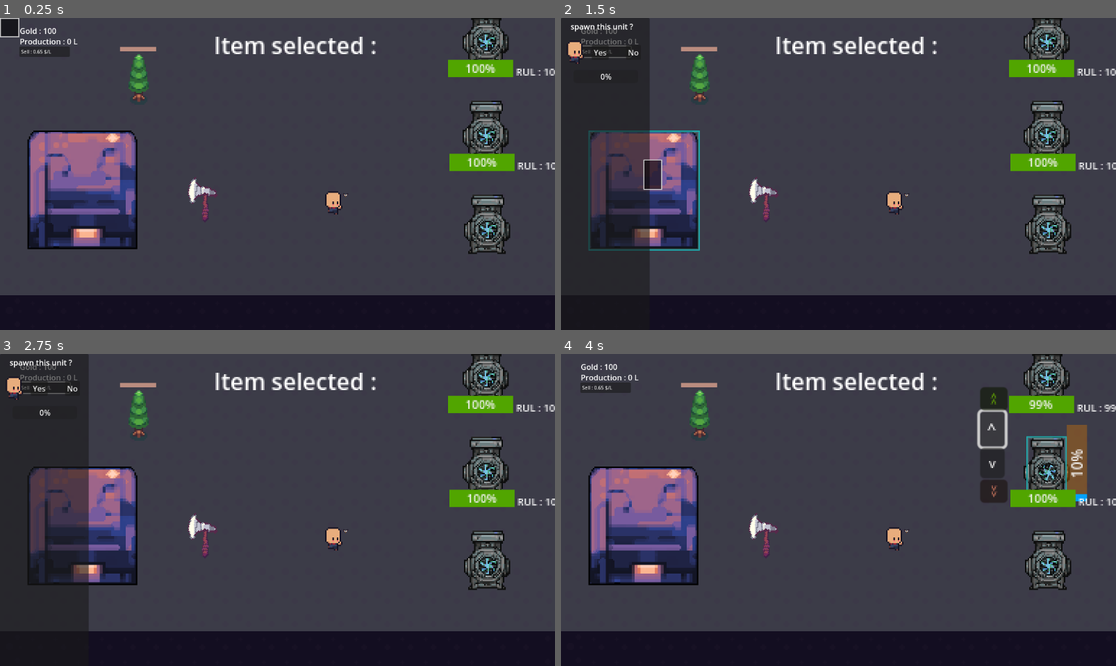
Above: before the commit, frames 1-4 (two rows, left to right).
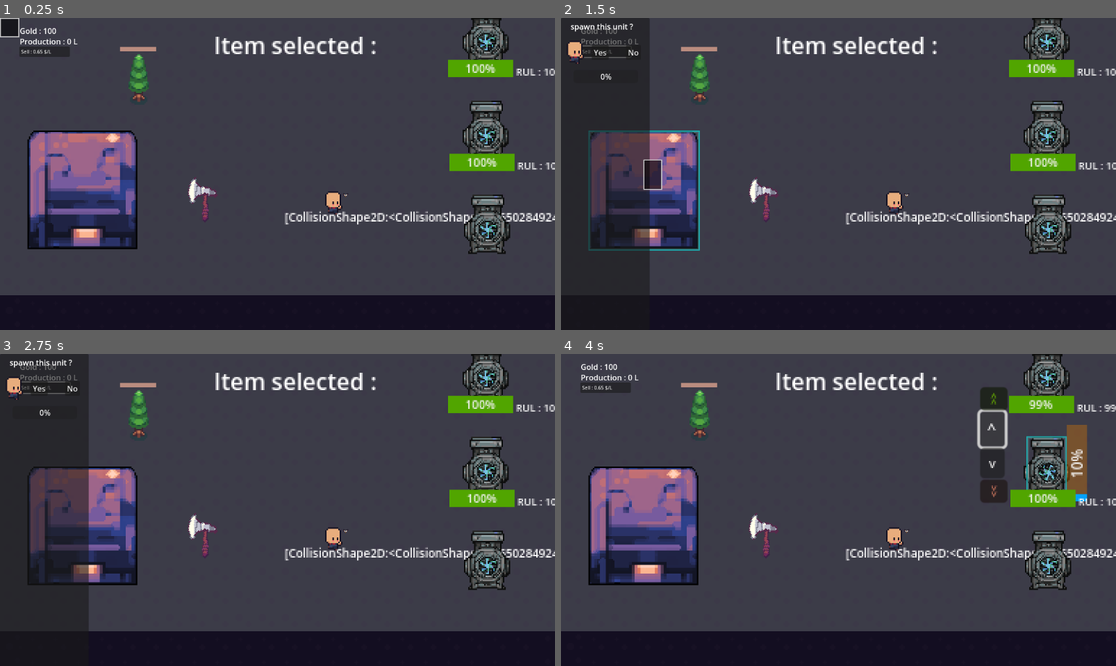
Above: after the commit, the same moments.

Repository: hsn-baqshi/maintenance_game
Game: Godot game, scene res://scenes/world.tscn
Same seed, same stepped clock (60 frames per second), same inputs: the game is played once before the commit and once after it. The project has no main scene, so this scene is started directly. The engine's default icon, where the game draws it, is replaced by a stand-in: a white triangle on a blue panel in a dark square.
Inputs (mouse positions are in pixels of both pictures, inside the frame that each line leads up to):
- Up to frame 1 (0.25 s): no input
- Up to frame 2 (1.5 s): click "Sell : 0.65 $/L" at 0.5 s; tap Enter at 1.25 s; drag from (644, 189) to (699, 99) at 1.27 s
- Up to frame 3 (2.75 s): drag from (44, 510) to (138, 435) at 2.02 s
- Up to frame 4 (4 s): move the mouse to (1043, 469) at 2.77 s; hold Left (ui_left) 2.78-3.5 s; hold Right mouse button (RightClick) 2.78-3.5 s; click (1043, 469) at 2.92 s; click "^" at 3.5 s

The runs differ from the first frame. In frame 1, 0.8% of the frame differs, in the area x 51-100%, y 61-67%; in frame 2, 0.8%; in frame 3, 0.8%; in frame 4, 0.8%.

Commit message:
we need to fix the position of the spare

Diff:
--- /dev/null
+++ b/Scripts/shaft.gd
@@ -0,0 +1,41 @@
+extends RigidBody2D
+
+var building_cursor_icon  = load("res://assets/building_cursor.png")
+var mouseEntered = false
+var pickable : bool = false
+var go_pick : bool = false
+var unit_nearby : bool = false
+var new_parent
+# Called when the node enters the scene tree for the first time.
+func _ready() -> void:
+	pass # Replace with function body.
+
+func _input(event: InputEvent) -> void:
+	if event.is_action_pressed("RightClick"):
+		if pickable :
+			go_pick = true
+
+# Called every frame. 'delta' is the elapsed time since the previous frame.
+func _process(delta: float) -> void:
+	if go_pick and unit_nearby:
+		go_pick = false
+		if new_parent :
+			new_parent.add_child(self)
+
+func _on_mouse_entered() -> void:
+	if Game.unit_selected == "technician" :
+		print("should be YES mouseEntered ", mouseEntered)
+		Input.set_custom_mouse_cursor(building_cursor_icon)
+		pickable = true
+	mouseEntered = true
+
+func _on_mouse_exited() -> void:
+	mouseEntered = false
+	Input.set_custom_mouse_cursor(null)
+	pickable = false
+
+func _on_pickuparea_body_entered(body: Node2D) -> void:
+	if body.is_in_group("unit"):
+		print("technician approached")
+		unit_nearby = true
+		new_parent = body
--- a/Scripts/technician.gd
+++ b/Scripts/technician.gd
@@ -1,5 +1,6 @@
 extends CharacterBody2D
 
+@export var chill : Label
 var rank : int = 1
 var initial_rank : int
 @export var rank_sprite : TextureRect
@@ -13,7 +14,8 @@
 var speed = 50
 var is_carrying : bool = false
 @export var slow_speed : int = 20
-var picked_up_object
+var picked_up_object = null
+
 @export var drop_button : Button
 func _ready():
 	initial_rank = rank_sprite.size.y
@@ -64,6 +66,7 @@
 		anim.stop()
 
 func _process(delta):
+	chill.text = str(get_children())
 	drop_button.visible = is_carrying
 	if picked_up_object:
 		picked_up_object.position = position
@@ -94,11 +97,26 @@
 	mouseEntered = false
 	print("I am NOT hovering over the guy")
 
+func add_spare(ok):
+		if ok.get_parent():
+			print("the parent is : ")
+			print(ok.get_parent())
+			add_child(ok)
+		move_child(ok, 0)
+
+func pick_up_object(object):
+	if picked_up_object == null:
+		picked_up_object = object
+		picked_up_object.get_parent().remove_child(picked_up_object)
+		add_child(picked_up_object)
+		picked_up_object.position = position # Adjust the position relative to the player # Add your code here to handle what happens when the object is picked up
 
 func _on_area_2d_body_entered(body: Node2D) -> void:
 	if body.is_in_group("spare"):
+		pick_up_object(body)
+		#speed = slow_speed
 		print("I found a spare")
-		picked_up_object = body
+		#picked_up_object = body
 		is_carrying = true
 
 
--- a/scenes/shaft.tscn
+++ b/scenes/shaft.tscn
@@ -1,18 +1,20 @@
-[gd_scene load_steps=4 format=3 uid="uid://dghqjpjofrkg1"]
+[gd_scene load_steps=5 format=3 uid="uid://dghqjpjofrkg1"]
 
+[ext_resource type="Script" path="res://Scripts/shaft.gd" id="1_5am1s"]
 [ext_resource type="Texture2D" uid="uid://bedoaj63md0sa" path="res://assets/axe.png" id="1_o1m1n"]
 
 [sub_resource type="RectangleShape2D" id="RectangleShape2D_t6paw"]
 size = Vector2(6, 26)
 
-[sub_resource type="RectangleShape2D" id="RectangleShape2D_bfiro"]
-size = Vector2(11, 19)
+[sub_resource type="RectangleShape2D" id="RectangleShape2D_1v7ov"]
+size = Vector2(25, 35)
 
-[node name="RigidBody2D" type="RigidBody2D" groups=["spare"]]
+[node name="shaft" type="RigidBody2D" groups=["spare"]]
 collision_mask = 2
 input_pickable = true
 mass = 0.001
 gravity_scale = 0.0
+script = ExtResource("1_5am1s")
 
 [node name="CollisionShape2D" type="CollisionShape2D" parent="."]
 position = Vector2(1, 4)
@@ -22,6 +24,13 @@
 rotation = 0.785398
 texture = ExtResource("1_o1m1n")
 
-[node name="CollisionShape2D2" type="CollisionShape2D" parent="."]
-position = Vector2(-7, -4.5)
-shape = SubResource("RectangleShape2D_bfiro")
+[node name="pickuparea" type="Area2D" parent="."]
+
+[node name="CollisionShape2D" type="CollisionShape2D" parent="pickuparea"]
+position = Vector2(-0.5, 2.5)
+shape = SubResource("RectangleShape2D_1v7ov")
+debug_color = Color(0.65765, 0.51428, 0, 0.247059)
+
+[connection signal="mouse_entered" from="." to="." method="_on_mouse_entered"]
+[connection signal="mouse_exited" from="." to="." method="_on_mouse_exited"]
+[connection signal="body_entered" from="pickuparea" to="." method="_on_pickuparea_body_entered"]
--- a/scenes/technician.tscn
+++ b/scenes/technician.tscn
@@ -81,10 +81,11 @@
 [sub_resource type="RectangleShape2D" id="RectangleShape2D_r4s52"]
 size = Vector2(18, 22)
 
-[node name="technician" type="CharacterBody2D" node_paths=PackedStringArray("rank_sprite", "box", "anim", "spritee", "drop_button")]
+[node name="technician" type="CharacterBody2D" node_paths=PackedStringArray("chill", "rank_sprite", "box", "anim", "spritee", "drop_button")]
 y_sort_enabled = true
 input_pickable = true
 script = ExtResource("1_c7asy")
+chill = NodePath("Label")
 rank_sprite = NodePath("TextureRect")
 box = NodePath("Box")
 anim = NodePath("AnimationPlayer")
@@ -141,6 +142,14 @@
 icon = ExtResource("4_qf2im")
 expand_icon = true
 
+[node name="Label" type="Label" parent="."]
+offset_left = -33.0
+offset_top = 3.0
+offset_right = 7.0
+offset_bottom = 26.0
+theme_override_font_sizes/font_size = 8
+text = "lol"
+
 [connection signal="input_event" from="." to="." method="_on_input_event"]
 [connection signal="mouse_entered" from="." to="." method="_on_mouse_entered"]
 [connection signal="mouse_exited" from="." to="." method="_on_mouse_exited"]
--- a/scenes/world.tscn
+++ b/scenes/world.tscn
@@ -1,11 +1,10 @@
-[gd_scene load_steps=14 format=3 uid="uid://cld4583sbxcc4"]
+[gd_scene load_steps=13 format=3 uid="uid://cld4583sbxcc4"]
 
 [ext_resource type="Script" path="res://Scripts/world.gd" id="1_ccfvt"]
 [ext_resource type="PackedScene" uid="uid://cqf2vrbyeo0ux" path="res://scenes/UI.tscn" id="1_ii5xf"]
 [ext_resource type="Script" path="res://Scripts/camera.gd" id="2_3hnqi"]
 [ext_resource type="Texture2D" uid="uid://dyjnp3r8xdm8p" path="res://assets/spr_tileset_sunnysideworld_16px.png" id="4_2e71a"]
 [ext_resource type="PackedScene" uid="uid://dgqi62g1hqhvc" path="res://scenes/tree.tscn" id="5_2v1of"]
-[ext_resource type="PackedScene" uid="uid://2gbsojdefxp3" path="res://scenes/coinHouse.tscn" id="7_0dxna"]
 [ext_resource type="PackedScene" uid="uid://dghqjpjofrkg1" path="res://scenes/shaft.tscn" id="7_0rvy6"]
 [ext_resource type="PackedScene" uid="uid://bxyx85h5m304r" path="res://scenes/barracks.tscn" id="7_fdtyo"]
 [ext_resource type="PackedScene" uid="uid://bas75hbmg3l78" path="res://scenes/pump.tscn" id="8_3tcgp"]
@@ -1802,10 +1801,6 @@
 [node name="Barracks" parent="Houses" instance=ExtResource("7_fdtyo")]
 position = Vector2(57, 119)
 
-[node name="coinHouse" parent="." instance=ExtResource("7_0dxna")]
-visible = false
-position = Vector2(112, 110)
-
 [node name="pump" parent="." instance=ExtResource("8_3tcgp")]
 position = Vector2(331, 73)
 
@@ -1818,11 +1813,13 @@
 offset_right = 188.0
 offset_bottom = 30.0
 
-[node name="RigidBody2D" parent="." instance=ExtResource("7_0rvy6")]
-position = Vector2(141, 124)
-
 [node name="pump2" parent="." instance=ExtResource("8_3tcgp")]
 position = Vector2(332, 138)
 
 [node name="pump3" parent="." instance=ExtResource("8_3tcgp")]
 position = Vector2(331, 8)
+
+[node name="spares" type="Node2D" parent="."]
+
+[node name="RigidBody2D" parent="spares" instance=ExtResource("7_0rvy6")]
+position = Vector2(141, 124)
